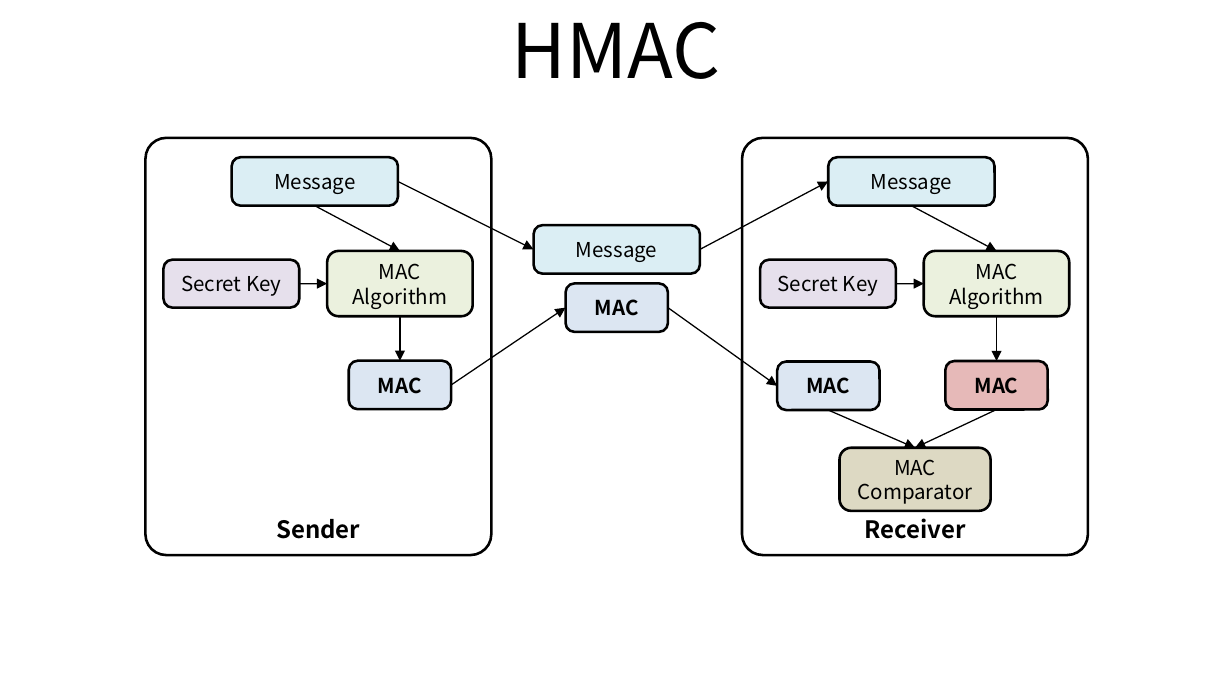
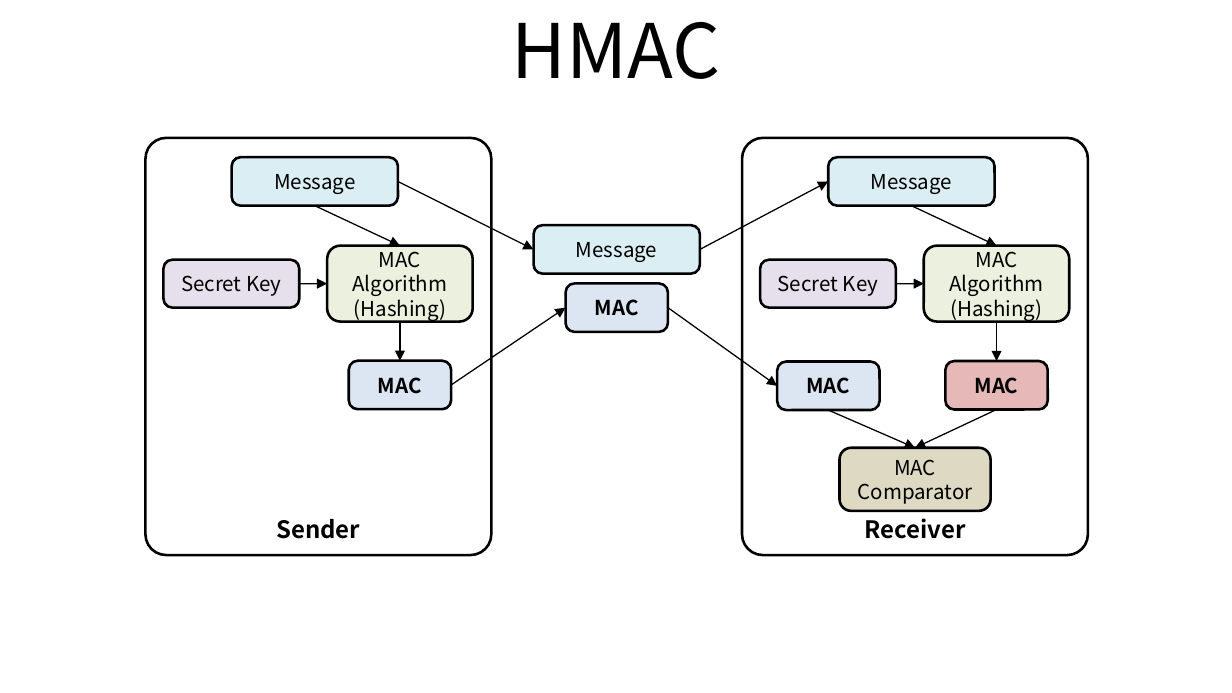
Before and after one commit to ssup2/blog-software, a slide deck: slide 1 of content/docs/theory-analysis/hmac/images/images.pptx. Drawn at 1232x693 pixels with LibreOffice and Linux fonts; fonts in the diff are those of the drawing. Boxes give left, top, right and bottom in pixels: in the first picture for what was removed or moved away, otherwise in the second. Text is boxed around its words. In the diff, an @@ line names an element or a change of style, - is before the commit and + after.

```diff
--- a/content/docs/theory-analysis/hmac/images/images.pptx
+++ b/content/docs/theory-analysis/hmac/images/images.pptx
@@ arrow moved from (315, 206) - (400, 251) to (315, 206) - (400, 245) @@
@@ arrow moved from (912, 206) - (997, 251) to (912, 206) - (997, 245) @@
@@ rounded rectangle "MAC": place and size @@
-rounded rectangle "MAC" at (328,251,473,317)
+rounded rectangle "MAC" at (328,245,473,322)
@@ rounded rectangle "MAC": place and size @@
-rounded rectangle "MAC" at (924,251,1069,317)
+rounded rectangle "MAC" at (924,245,1069,322)
@@ text in rounded rectangle at (354,299,446,322): paragraph added @@
+(Hashing)
@@ text in rounded rectangle at (950,299,1042,322): paragraph added @@
+(Hashing)
@@ arrow moved from (400, 317) - (400, 361) to (400, 322) - (400, 361) @@
@@ arrow moved from (997, 317) - (997, 361) to (997, 322) - (997, 361) @@
```
Also in this commit, not shown: 2 other files.
